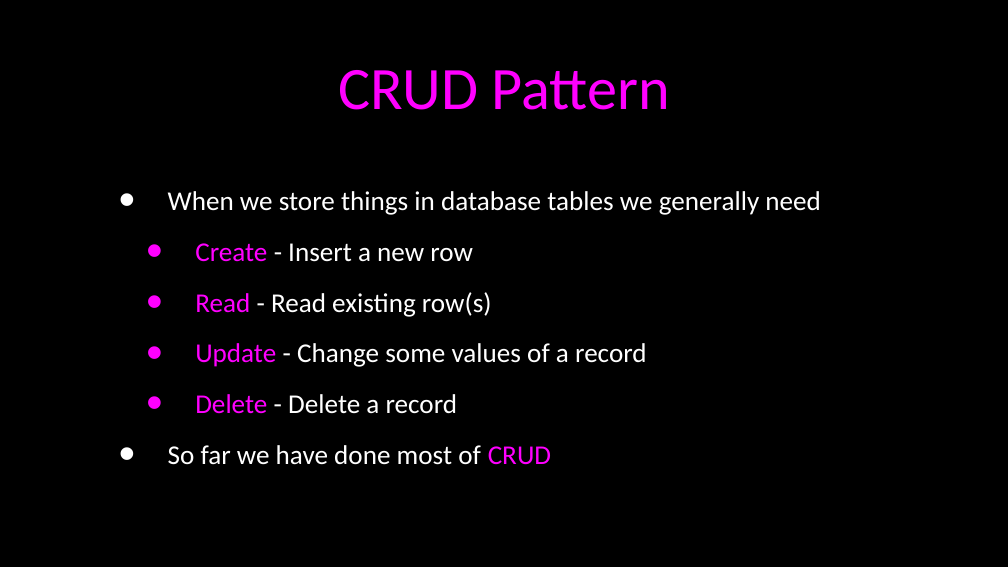
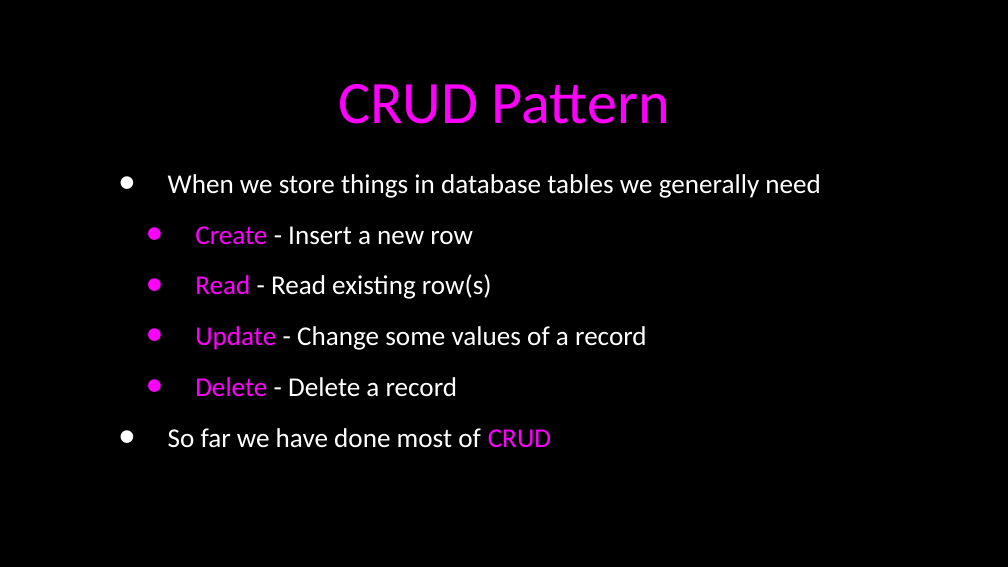
Before and after one commit to csev/wa4e, a slide deck: slide 2 of lectures/PHP-08-CRUD.ppt. Drawn at 1008x567 pixels with LibreOffice and Linux fonts; fonts in the diff are those of the drawing. Boxes give left, top, right and bottom in pixels: in the first picture for what was removed or moved away, otherwise in the second. Text is boxed around its words. In the diff, an @@ line names an element or a change of style, - is before the commit and + after.

```diff
--- a/lectures/PHP-08-CRUD.ppt
+++ b/lectures/PHP-08-CRUD.ppt
@@ title "CRUD Pattern": place and size @@
-title "CRUD Pattern" at (338, 70, 670, 110)
+title "CRUD Pattern" at (338, 84, 670, 124)
@@ text "When we store things in ..." at (168, 174, 821, 448): vertical alignment middle to top @@
```
Also in this commit, not shown: 16 other slides changed, 2 other files.
